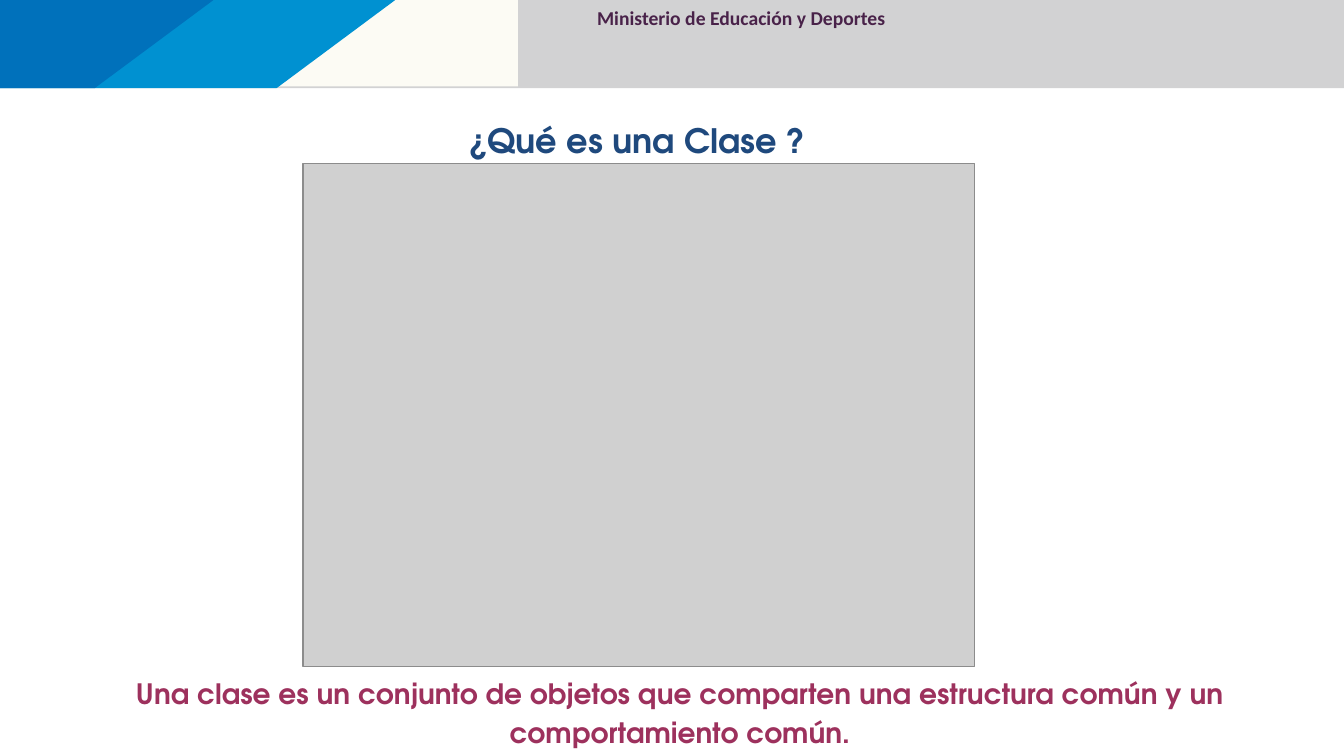
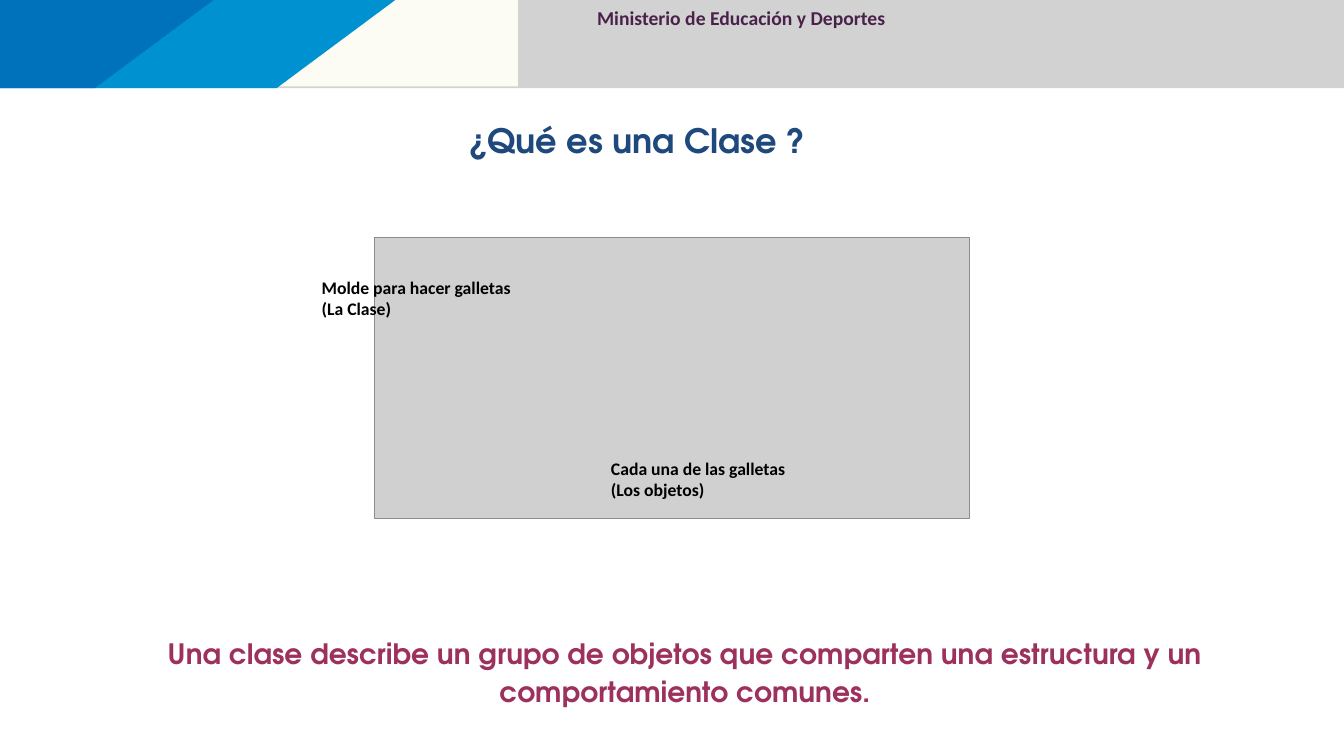
Before and after one commit to 111milprogramadores/presentaciones, a slide deck: slide 13 of POO_Paradigma_y_UML.pptx (slide 9 before the commit). Drawn at 1344x756 pixels with LibreOffice and Linux fonts; fonts in the diff are those of the drawing; grey boxes stand for pictures; background and template pictures are left out. Boxes give left, top, right and bottom in pixels: in the first picture for what was removed or moved away, otherwise in the second. Text is boxed around its words. In the diff, an @@ line names an element or a change of style, - is before the commit and + after.

```diff
--- a/POO_Paradigma_y_UML.pptx
+++ b/POO_Paradigma_y_UML.pptx
@@ picture removed at [303,163,975,666] @@
@@ picture added at [375,238,969,518] @@
@@ text added at [322,280,511,321], 12.7 pt, text #000000, bold @@
+Molde para hacer galletas
+(La Clase)
@@ text added at [611,462,785,499], 12.7 pt, text #000000, bold @@
+Cada una de las galletas
+(Los objetos)
@@ text at [168,642,1202,707]: text changed @@
-Una clase es un conjunto de objetos que comparten una estructura común y un comportamiento común.
+Una clase describe un grupo de objetos que comparten una estructura y un comportamiento comunes.
```
Also in this commit, not shown: 71 other slides changed, 5 slides added, 1 slide removed, 2 other files.
